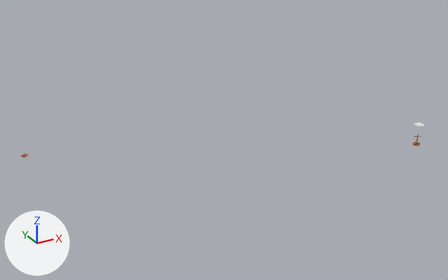
An edit to the glTF model asset/WoodenDummyAR2a.glb, drawn before and after from the same camera.
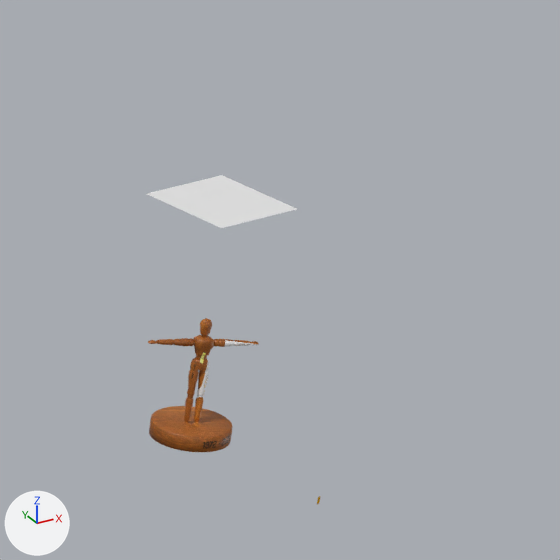
The first picture shows the older version from a 50 mm lens placed at (-7.58, -6.94, 4.35), pointed at (-2.97, 1.43, 0.16). The close-ups show both versions on the part from 89% to 100% of the width and 38% to 55% of the height of that picture; other places that the commit changed are outside them. The axes (+X, +Y, +Z) are drawn at lower left. The lights are the same throughout. Where no turn or scale is listed for an object, it has been applied to the vertices.
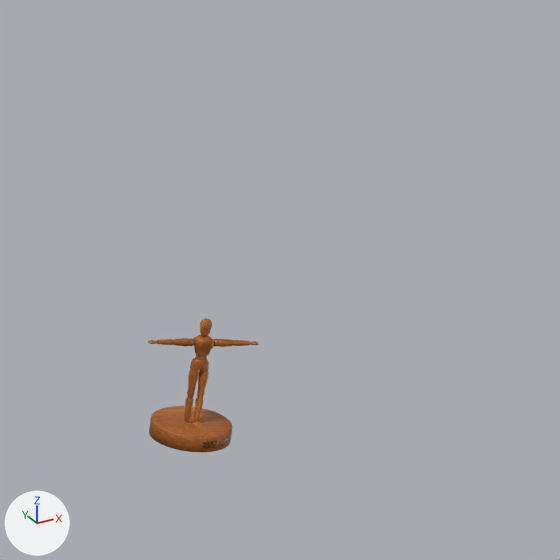
Location of each change, [x1, y1, x2, y2] in pixels of the close-ups (560 x 560 px):
'Plane', deleted: before [147, 175, 297, 228]
'dummy_hips3', surface changed (grey to brown): [189, 339, 259, 401] in both

Diff of the bpy script that builds the scene:
```diff
--- a/asset/WoodenDummyAR2a.glb.py
+++ b/asset/WoodenDummyAR2a.glb.py
@@ img_dummy_wood_jpg @@
+img_dummy_wood_jpg = load_image('dummy_wood.jpg', '_unpacked/dummy_wood.jpg', 2048, 2048, 'sRGB')
@@ mat_wood_org @@
 mat_wood_org = principled_material('Wood_ORG')
-mat_wood_org.texture = img_dummy_wood
+mat_wood_org.texture = img_dummy_wood_jpg
@@ ob_plane @@
-ob_plane = bpy.data.objects.new('Plane', me_plane)
-ob_plane.location = (0.0, 0.0, 0.371)
```
